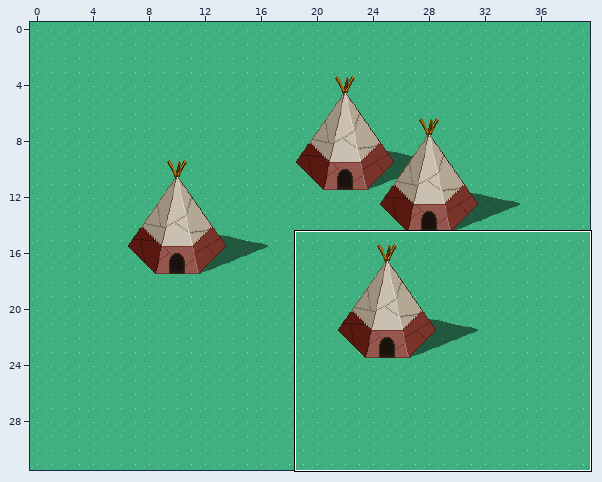
Tiled map, stored at FriendsWithMonsters/android/assets/tilemaps/13.tmx. Above, an overview of the earlier version with the close-up marked.
Close-up. Old version:
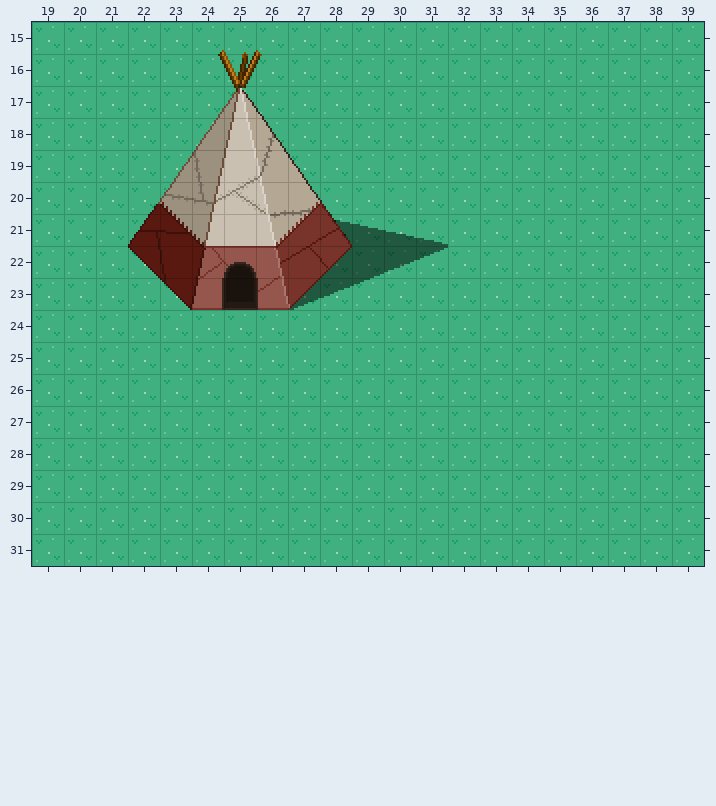
Cells are 16x16 px. Shown: x 19..39, y 15..31. The commit also changed other parts of the map, which this record leaves out. Tiles whose own drawing changed are shown in their newer look in all pictures.
After the commit:
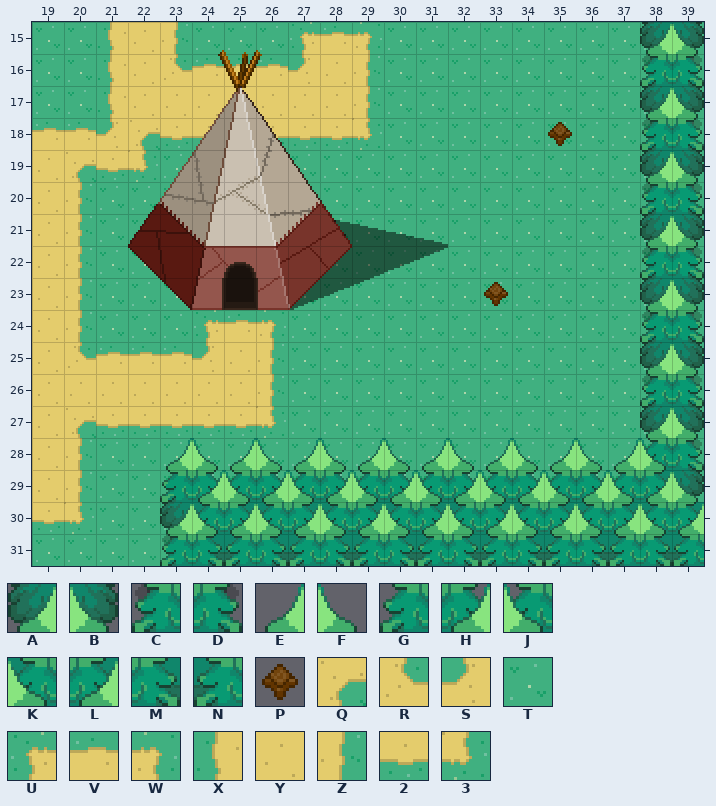
Key: from "limbusdev_world": A 2752, B 2753, C 2816, D 2817, E 2884, F 2885, G 2948, H 2949, J 2950, K 3013, L 3014, M 3077, N 3078, P 3264, Q 3712, R 3776, S 3777, T 3779, U 3909, V 3910, W 3911, X 3973, Y 3974, Z 3975, 2 4038, 3 4039.
_ is an empty cell.
From old to new:
Layer "ground1":
y 15: x 21..23 TTT -> XYZ; x 27..29 TTT -> UVW
y 16: x 21..29 TTTTTTTTT -> XYRVVVSYZ
y 17: x 21..29 TTTTTTTTT -> XYYYYYYYZ
y 18: x 19..24 TTTTTT -> VVSQ22; x 26..29 TTTT -> 2223
y 19: x 19..22 TTTT -> YQ23
y 20..23: x 19..20 TT -> YZ
y 24: x 19..20 TT -> YZ; x 24..26 TTT -> UVW
y 25: x 19..26 TTTTTTTT -> YRVVVSYZ
y 26: x 19..26 TTTTTTTT -> YYYYYYYZ
y 27: x 19..26 TTTTTTTT -> YQ222223
y 28..29: x 19..20 TT -> YZ
y 30: x 19..20 TT -> 23
Layer "walls1":
y 15: x 38..39 __ -> AB
y 16: x 38..39 __ -> CD
y 17: x 38..39 __ -> AB
y 18: x 35 _ -> P; x 38..39 __ -> CD
y 19: x 38..39 __ -> AB
y 20: x 38..39 __ -> CD
y 21: x 38..39 __ -> AB
y 22: x 38..39 __ -> CD
y 23: x 33 _ -> P; x 38..39 __ -> AB
y 24: x 38..39 __ -> CD
y 25: x 38..39 __ -> AB
y 26: x 38..39 __ -> CD
y 27: x 38..39 __ -> AB
y 28: x 38..39 __ -> JD
y 29: x 38..39 __ -> LB
y 30: x 23..39 _________________ -> AKLKLKLKLKLKLKLKL
y 31: x 23..39 _________________ -> CMNMNMNMNMNMNMNMN
Layer "tops1":
y 28: x 23..37 _______________ -> EFEFEFEFEFEFEFE
y 29: x 23..37 _______________ -> GHJHJHJHJHJHJHJ
